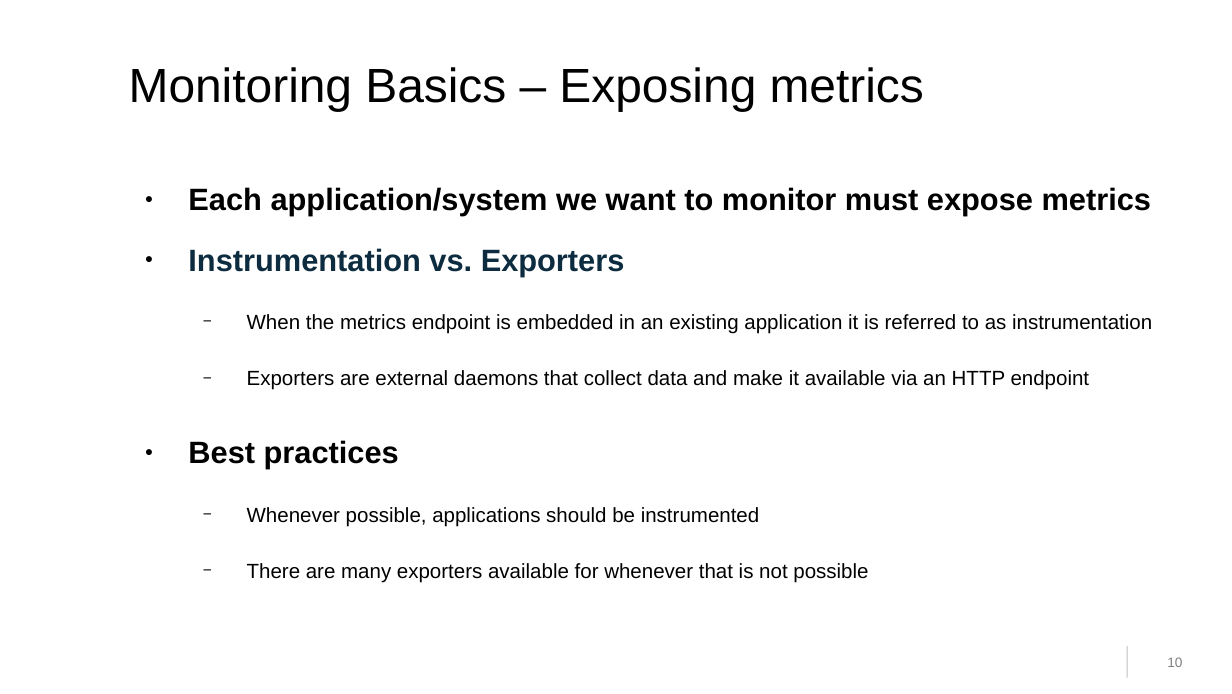
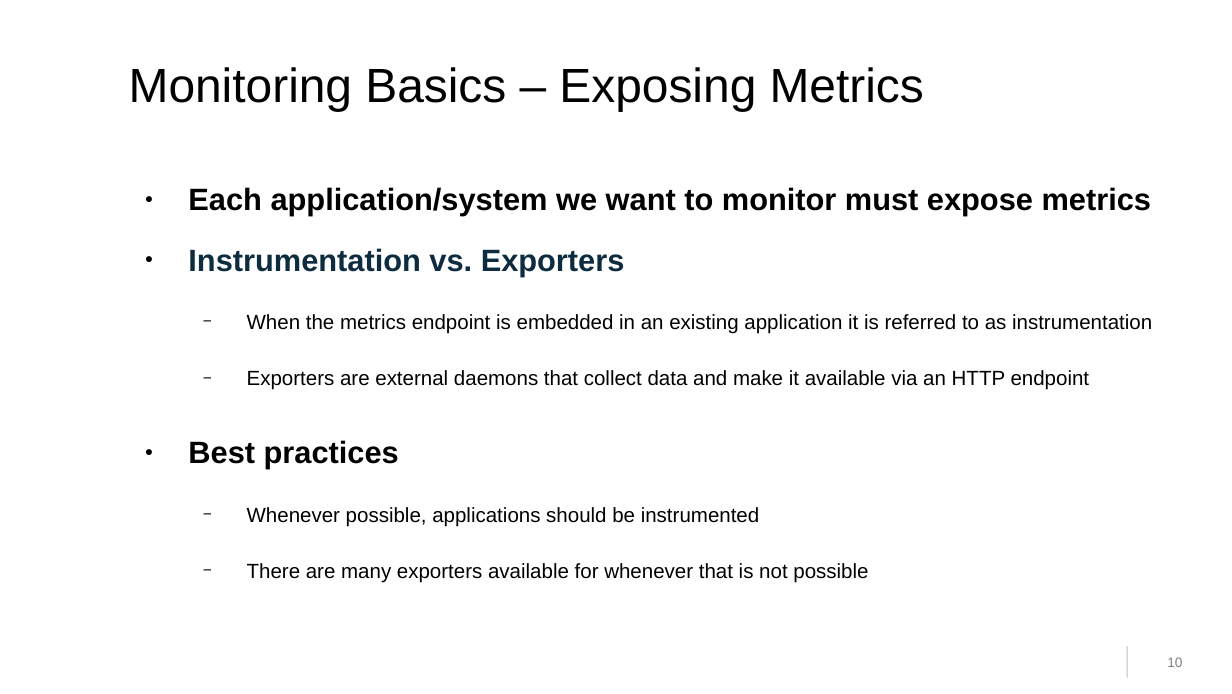
Before and after one commit to cbosdo/sumaform, a slide deck: slide 10 of lab/pdf/slides.odp. Drawn at 1232x694 pixels with LibreOffice and Linux fonts; fonts in the diff are those of the drawing; background and template pictures are left out. Boxes give left, top, right and bottom in pixels: in the first picture for what was removed or moved away, otherwise in the second. Text is boxed around its words. In the diff, an @@ line names an element or a change of style, - is before the commit and + after.

```diff
--- a/lab/pdf/slides.odp
+++ b/lab/pdf/slides.odp
@@ title at [129,67,924,112]: text changed @@
-Monitoring Basics – Exposing metrics
+Monitoring Basics – Exposing Metrics
```
Also in this commit, not shown: 7 other slides changed, 1 slide added, 1 slide removed.
